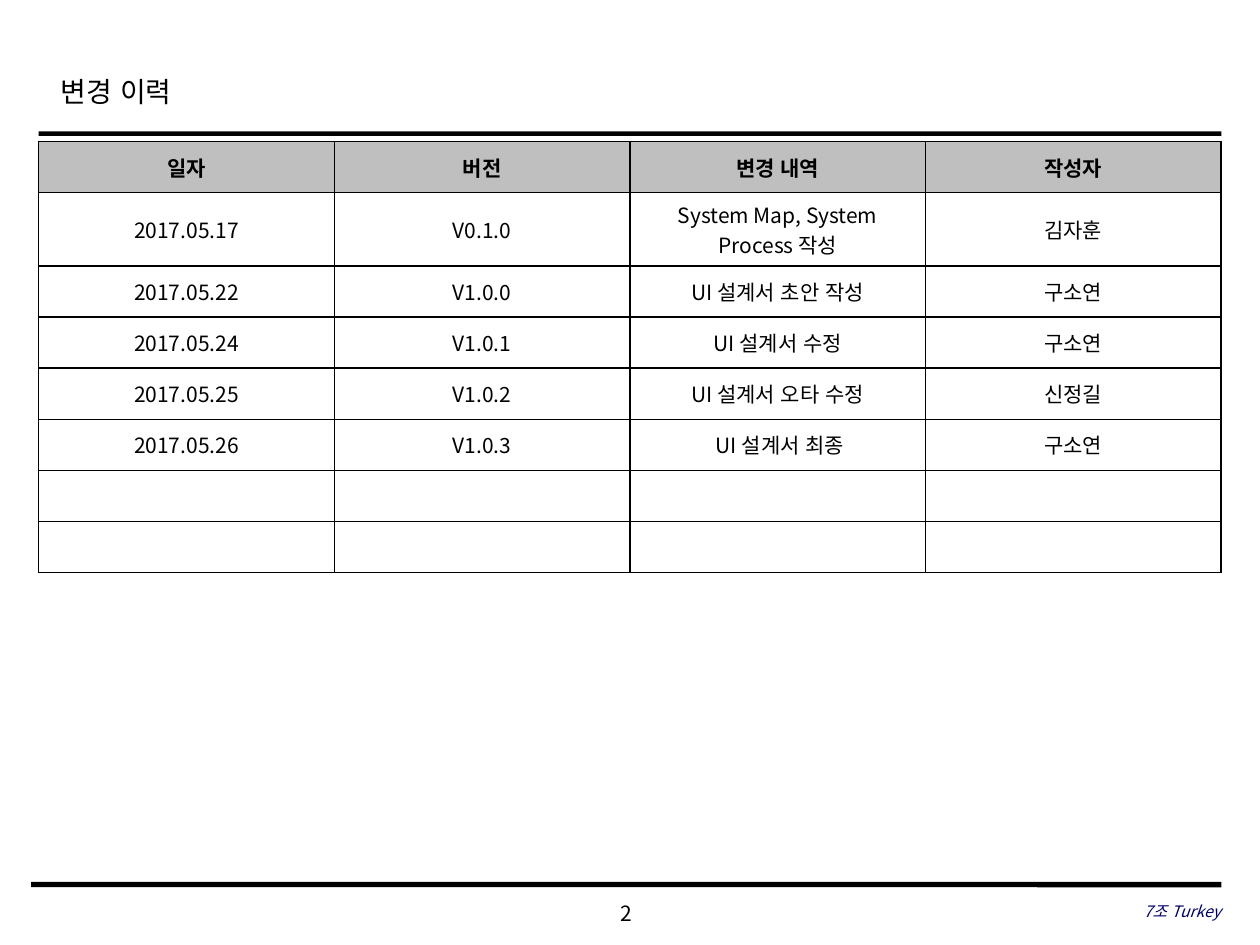
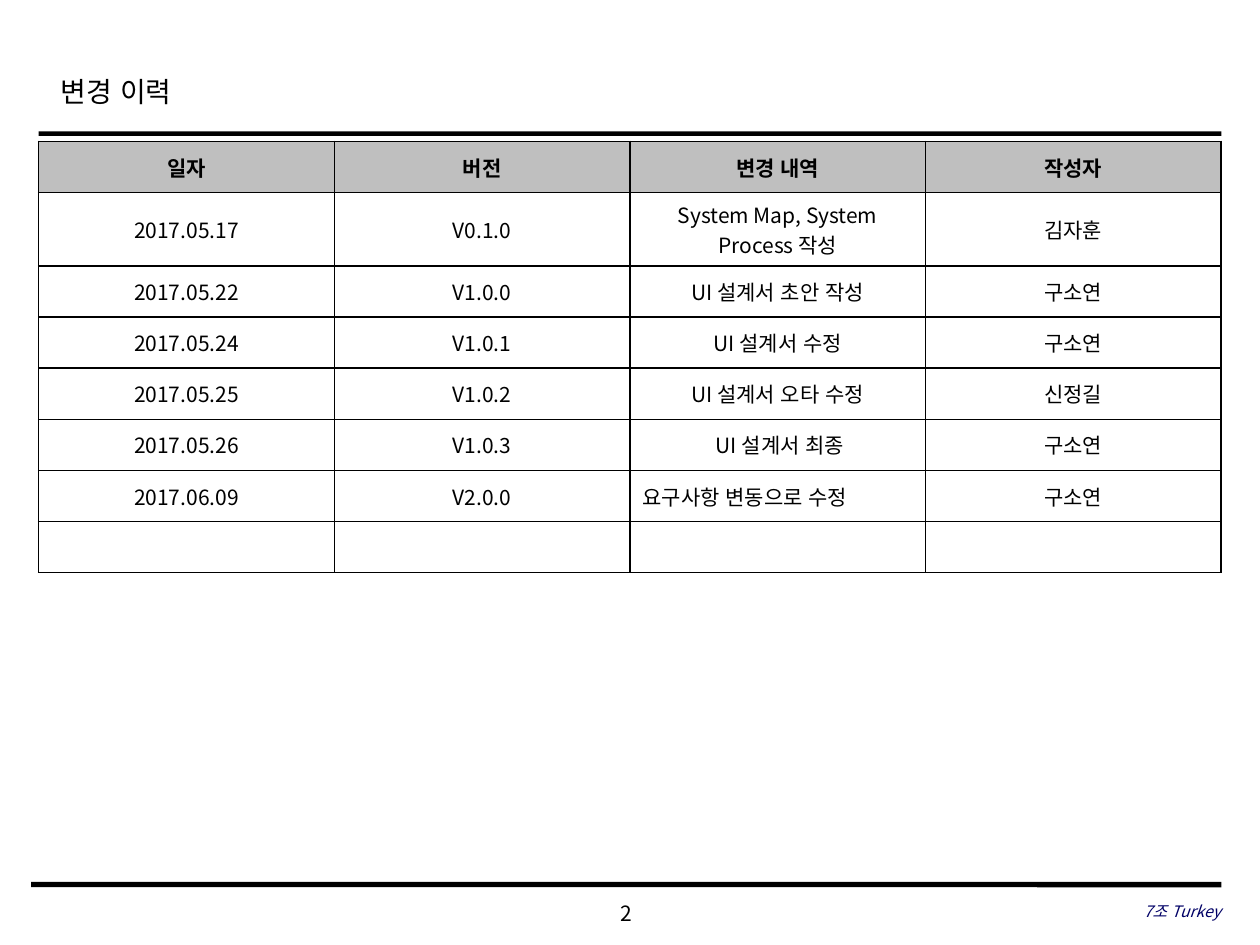
Before and after one commit to SE-admin/7, a slide deck: slide 2 of doc/3_ 설계서/UI Design.pptx. Drawn at 1260x945 pixels with LibreOffice and Linux fonts; fonts in the diff are those of the drawing; background and template pictures are left out. Boxes give left, top, right and bottom in pixels: in the first picture for what was removed or moved away, otherwise in the second. Text is boxed around its words. In the diff, an @@ line names an element or a change of style, - is before the commit and + after.

Commit message:
UI Design|doc|요구사항 변동으로 수정

```diff
--- a/doc/3_ 설계서/UI Design.pptx
+++ b/doc/3_ 설계서/UI Design.pptx
@@ table at [39, 141, 1223, 562] @@
+row 7: 2017.06.09 | V2.0.0 | 요구사항 변동으로 수정 | 구소연
-row 8:  |  |  | 
```
Also in this commit, not shown: 2 other slides changed.
